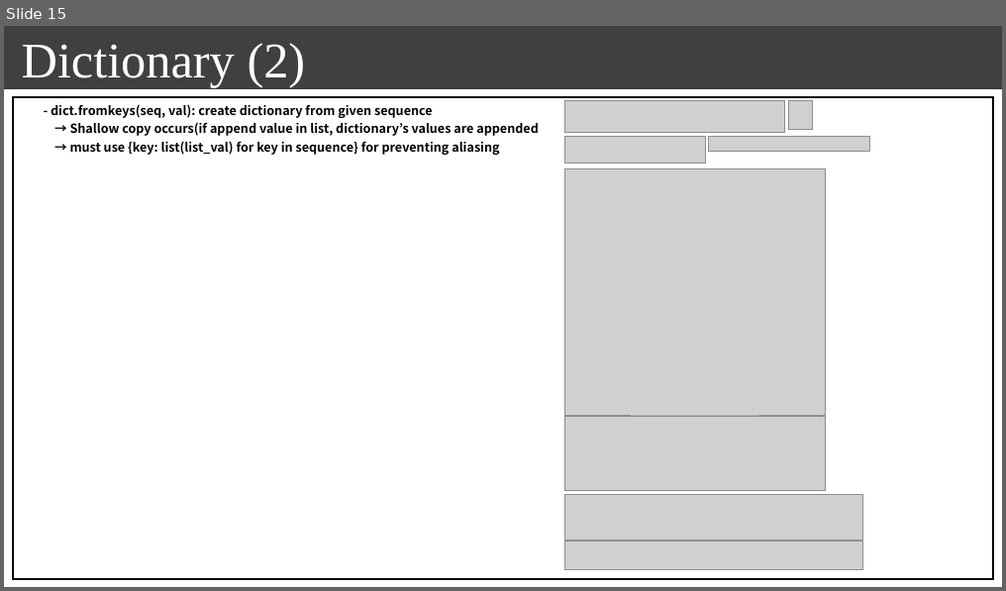
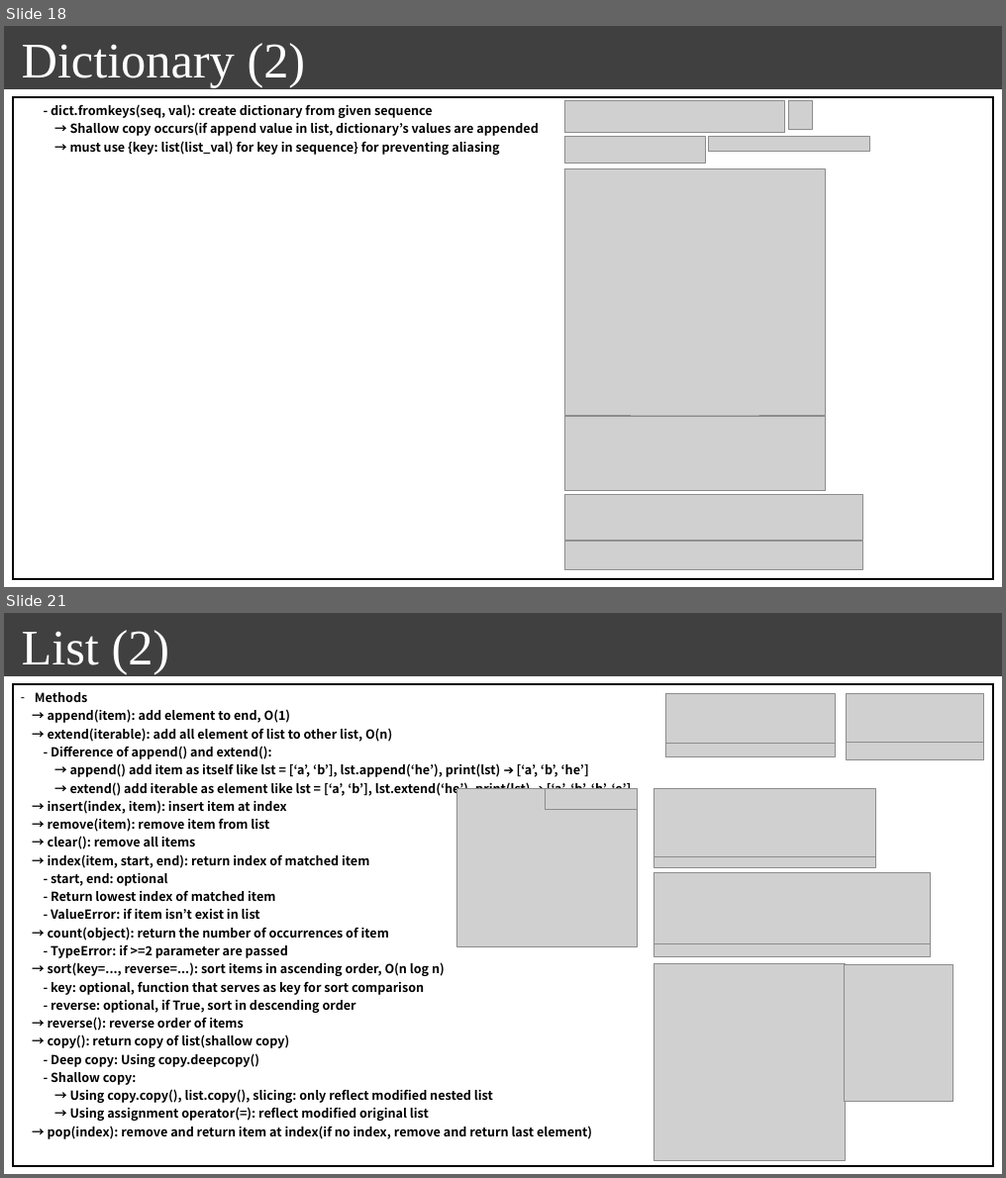
Before and after one commit to seonghokim/Study, a slide deck: Study Material/[ENG] everything in python.pptx. Shown one above the other, each under a label of ours: slide 15 before the commit, slides 18 and 21 after it; the slides between them are not shown. The pictures are 1006x591 and 1006x1178 pixels, drawn with LibreOffice and Linux fonts; fonts in the diff are those of the drawing; grey boxes stand for pictures; background and template pictures are left out. Boxes give left, top, right and bottom in pixels: in the first picture for what was removed or moved away, otherwise in the second. Text is boxed around its words. In the diff, an @@ line names an element or a change of style, - is before the commit and + after.

```diff
--- a/Study Material/[ENG] everything in python.pptx
+++ b/Study Material/[ENG] everything in python.pptx
@@ slide 21 added at bbox=[4, 613, 1002, 1174], background #FFFFFF; not listed: 1 template element that a slide beside it also shows @@
@@ text added at bbox=[22, 630, 170, 674], 48 pt, text #FFFFFF @@
+List (2)
@@ table added at bbox=[13, 685, 994, 1166], 1 rows, 1 columns @@
+Methods / → append(item): add element to end, O(1) / → extend(iterable): add all element of list to other list, O(n) / - Difference of append() and extend(): / → append() add item as itself like lst = [‘a’, ‘b’], lst.append(‘he’), print(lst) ➔ [‘a’, ‘b’, ‘he’] / → extend() add iterable as element like lst = [‘a’, ‘b’], lst.extend(‘he’), print(lst) ➔ [‘a’, ‘b’, ‘h’, ‘e’] / → insert(index, item): insert item at index / → remove(item): remove item from list / → clear(): remove all items / → index(item, start, end): return index of matched item / - start, end: optional / - Return lowest index of matched item / - ValueError: if item isn’t exist in list / → count(object): return the number of occurrences of item / - TypeError: if >=2 parameter are passed / → sort(key=..., reverse=...): sort items in ascending order, O(n log n) / - key: optional, function that serves as key for sort comparison / - reverse: optional, if True, sort in descending order / → reverse(): reverse order of items / → copy(): return copy of list(shallow copy) / - Deep copy: Using copy.deepcopy() / - Shallow copy: / → Using copy.copy(), list.copy(), slicing: only reflect modified nested list / → Using assignment operator(=): reflect modified original list / → pop(index): remove and return item at index(if no index, remove and return last element)
@@ picture added at bbox=[665, 694, 836, 744] @@
@@ picture added at bbox=[846, 694, 984, 743] @@
@@ picture added at bbox=[665, 744, 836, 758] @@
@@ picture added at bbox=[846, 743, 984, 760] @@
@@ picture added at bbox=[456, 789, 638, 947] @@
@@ picture added at bbox=[546, 789, 638, 810] @@
@@ picture added at bbox=[654, 789, 875, 858] @@
@@ picture added at bbox=[653, 872, 930, 944] @@
@@ picture added at bbox=[654, 858, 875, 867] @@
@@ picture added at bbox=[653, 944, 930, 958] @@
@@ picture added at bbox=[654, 964, 845, 1161] @@
@@ picture added at bbox=[844, 964, 953, 1102] @@
@@ what was slide 15 is now slide 18 @@
```
Also in this commit, not shown: 3 slides changed, 6 other slides added, 1 other file.
